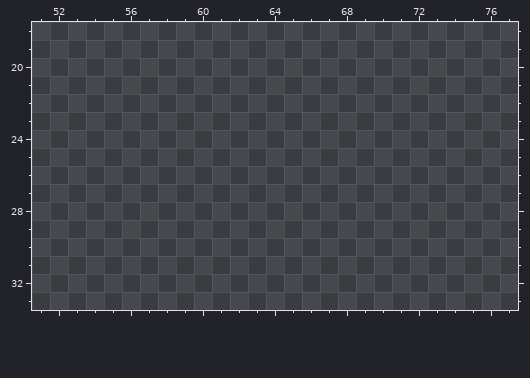
Pixel-art file: Projects/TastyRoad/Assets/Sprites/character.aseprite. The picture above was drawn from the file before the commit.
80x128 pixels, 1 frame. Shown: x 51..77, y 18..33. The commit also changed other parts of the picture, which this record leaves out.
Now the later version:
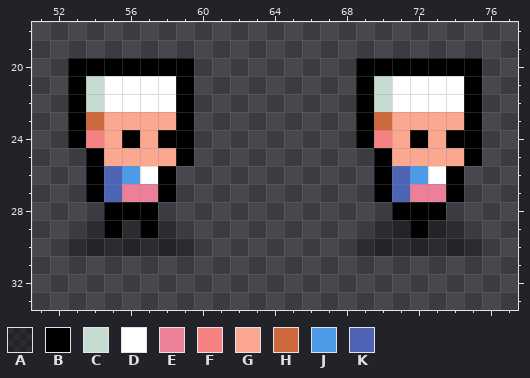
Palette (. is transparent): A #00000064  B #000000  C #c7dcd0  D #ffffff  E #ed8099  F #f68181  G #fca790  H #cd683d  J #4d9be6  K #4d65b4
The exact change:
y 20: x 53..59 ....... -> BBBBBBB; x 69..75 ....... -> BBBBBBB
y 21..22: x 53..59 ....... -> BCDDDDB; x 69..75 ....... -> BCDDDDB
y 23: x 53..59 ....... -> BHGGGGB; x 69..75 ....... -> BHGGGGB
y 24: x 53..59 ....... -> BFGBGBB; x 69..75 ....... -> BFGBGBB
y 25: x 54..59 ...... -> BGGGGB; x 70..75 ...... -> BGGGGB
y 26: x 54..58 ..... -> BKJDB; x 70..74 ..... -> BKJDB
y 27: x 54..58 ..... -> BKEEB; x 70..74 ..... -> BKEEB
y 28: x 55..57 ... -> BBB; x 71..73 ... -> BBB
y 29: x 54..58 ..... -> ABABA; x 70..74 ..... -> AABAA
y 30: x 53..59 ....... -> AAAAAAA; x 69..75 ....... -> AAAAAAA
Where, in picture pixels (left, top, right, bottom), the same in both pictures:
added: (68, 58, 194, 256)
added: (356, 58, 482, 256)
